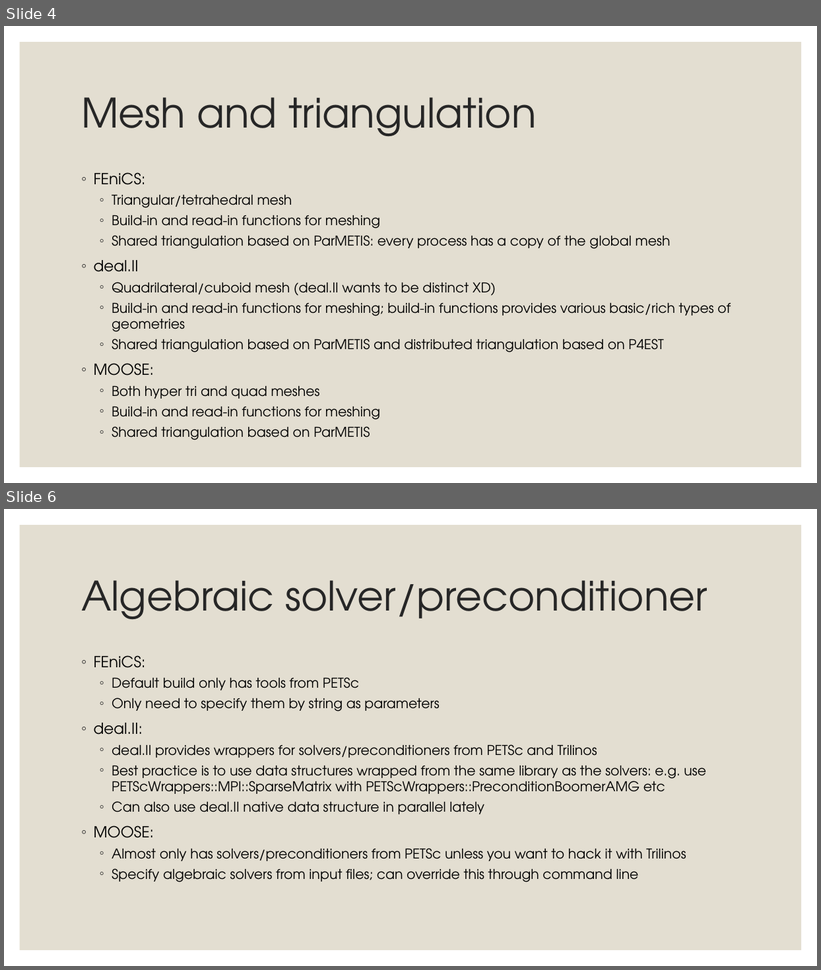
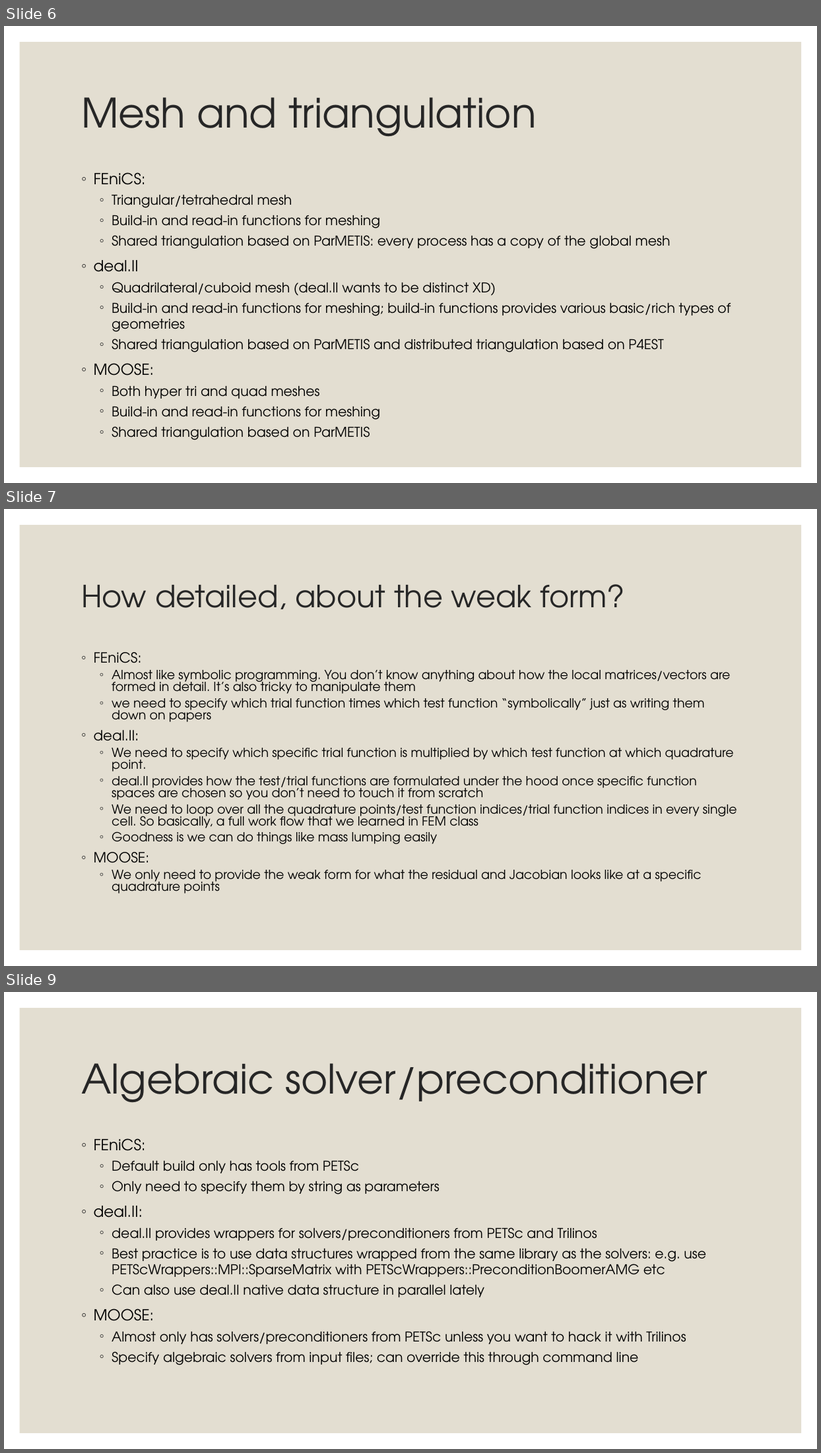
Before and after one commit to victor-dr-z/dealii-playground, a slide deck: docs/package-comparison.pptx. Shown one above the other, each under a label of ours: slides 4 and 6 before the commit, slides 6, 7 and 9 after it; the slides between them are not shown. The pictures are 821x970 and 821x1453 pixels, drawn with LibreOffice and Linux fonts; fonts in the diff are those of the drawing. Boxes give left, top, right and bottom in pixels: in the first picture for what was removed or moved away, otherwise in the second. Text is boxed around its words. In the diff, an @@ line names an element or a change of style, - is before the commit and + after.

```diff
--- a/docs/package-comparison.pptx
+++ b/docs/package-comparison.pptx
@@ slide 7 added at <box>4,509,817,966</box>, background #FFFFFF; not listed: 1 template element that a slide beside it also shows @@
@@ title added at <box>81,584,625,609</box>, 36 pt, text #262626 @@
+How detailed, about the weak form?
@@ text added at <box>94,652,737,894</box>, 14.8 pt, text #000000 @@
+◦ FEniCS:
+  ◦ Almost like symbolic programming. You don’t know anything about how the local matrices/vectors are formed in detail. It’s also tricky to manipulate them
+  ◦ we need to specify which trial function times which test function “symbolically” just as writing them down on papers
+◦ deal.II:
+  ◦ We need to specify which specific trial function is multiplied by which test function at which quadrature point.
+  ◦ deal.II provides how the test/trial functions are formulated under the hood once specific function spaces are chosen so you don’t need to touch it from scratch
+  ◦ We need to loop over all the quadrature points/test function indices/trial function indices in every single cell. So basically, a full work flow that we learned in FEM class
+  ◦ Goodness is we can do things like mass lumping easily
+◦ MOOSE:
+  ◦ We only need to provide the weak form for what the residual and Jacobian looks like at a specific quadrature points
@@ what was slide 4 is now slide 6 @@
@@ what was slide 6 is now slide 9 @@
```
Also in this commit, not shown: 3 slides changed, 3 other slides added, 3 other files.
